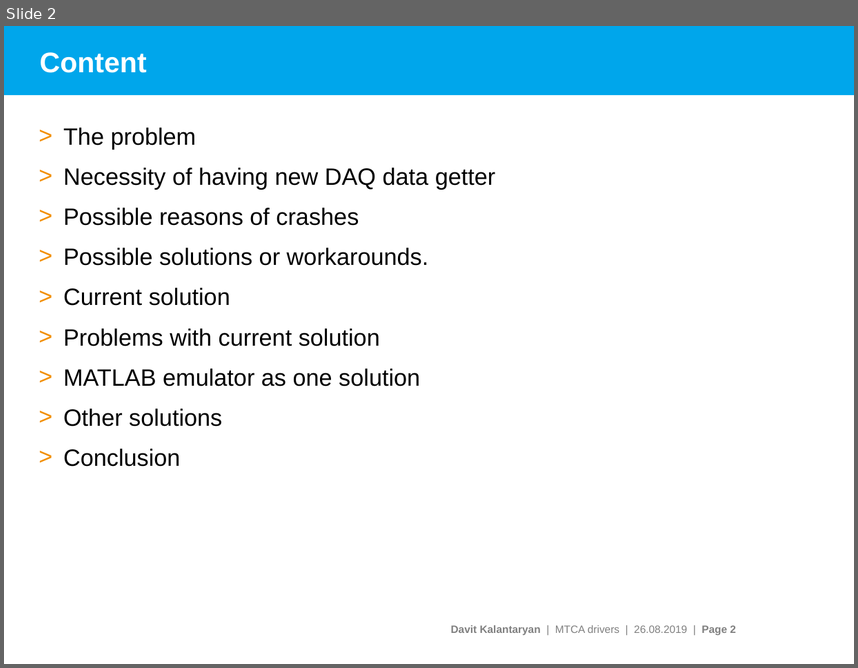
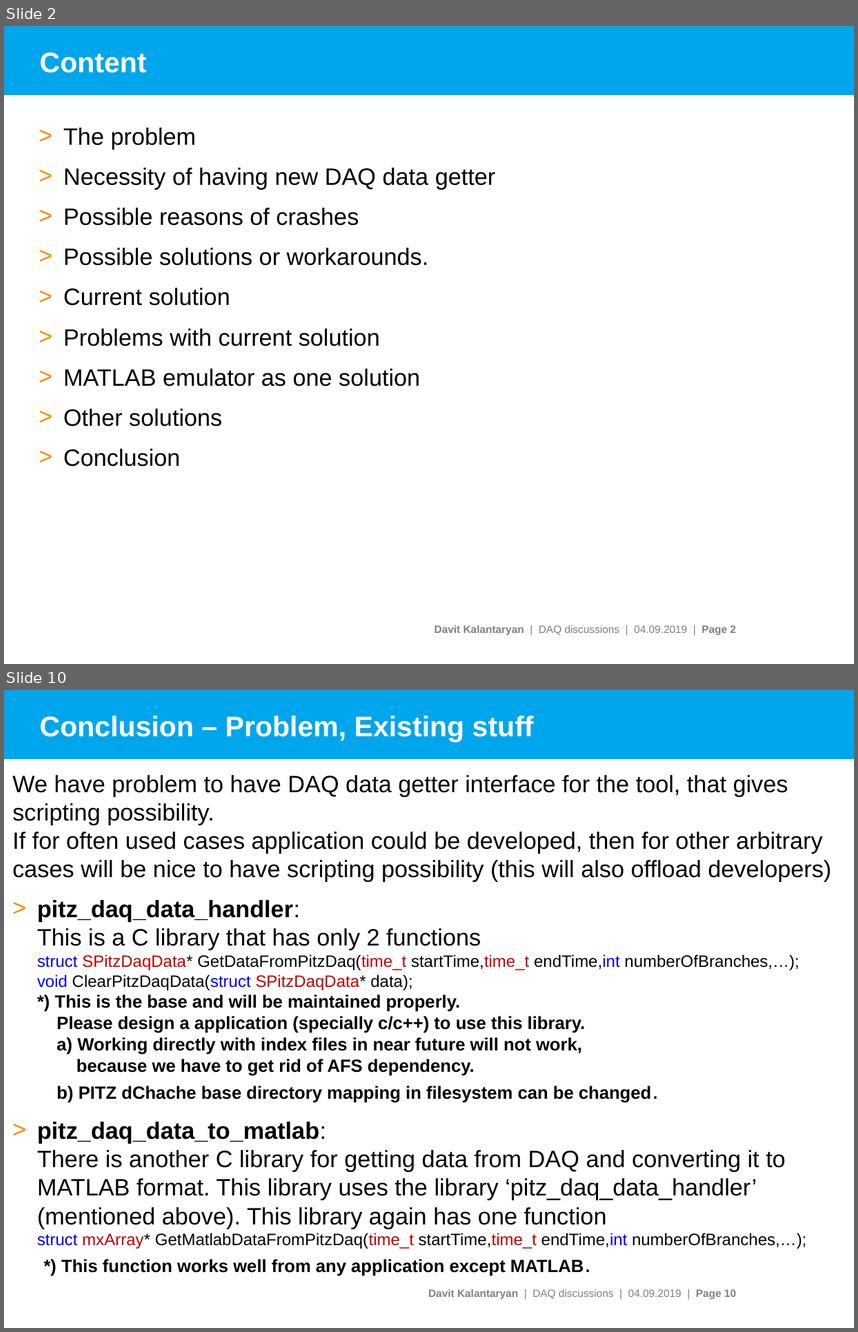
Before and after one commit to davitkalantaryan/matlabemulator, a slide deck: docs/doc/pitz_daq_data_geter.pptx. Shown one above the other, each under a label of ours: slide 2 before the commit, slides 2 and 10 after it; the slides between them are not shown. The pictures are 858x668 and 858x1332 pixels, drawn with LibreOffice and Linux fonts; fonts in the diff are those of the drawing; background and template pictures are left out. Boxes give left, top, right and bottom in pixels: in the first picture for what was removed or moved away, otherwise in the second. Text is boxed around its words. In the diff, an @@ line names an element or a change of style, - is before the commit and + after.

```diff
--- a/docs/doc/pitz_daq_data_geter.pptx
+++ b/docs/doc/pitz_daq_data_geter.pptx
@@ slide 10 added at (x1=4, y1=690, x2=854, y2=1328), background #FFFFFF; not listed: 2 template elements that a slide beside it also shows @@
@@ title added at (x1=40, y1=716, x2=534, y2=742), 24 pt, text #FFFFFF, bold @@
+Conclusion – Problem, Existing stuff
@@ text added at (x1=12, y1=775, x2=831, y2=1276), 20 pt, text #000000 @@
+We have problem to have DAQ data getter interface for the tool, that gives scripting possibility.
+If for often used cases application could be developed, then for other arbitrary cases will be nice to have scripting possibility (this will also offload developers)
+> pitz_daq_data_handler:
+  This is a C library that has only 2 functions
+  struct SPitzDaqData* GetDataFromPitzDaq(time_t startTime,time_t endTime,int numberOfBranches,…);
+  void ClearPitzDaqData(struct SPitzDaqData* data);
+  *) This is the base and will be maintained properly.
+  Please design a application (specially c/c++) to use this library.
+  a) Working directly with index files in near future will not work,
+  because we have to get rid of AFS dependency.
+  b) PITZ dChache base directory mapping in filesystem can be changed.
+> pitz_daq_data_to_matlab:
+  There is another C library for getting data from DAQ and converting it to MATLAB format. This library uses the library ‘pitz_daq_data_handler’ (mentioned above). This library again has one function
+  struct mxArray* GetMatlabDataFromPitzDaq(time_t startTime,time_t endTime,int numberOfBranches,…);
+  *) This function works well from any application except MATLAB.
@@ slide 2 changed as well @@
@@ text at (x1=435, y1=625, x2=736, y2=635): text changed @@
-Davit Kalantaryan | MTCA drivers | 26.08.2019 | Page 2
+Davit Kalantaryan | DAQ discussions | 04.09.2019 | Page 2
```
Also in this commit, not shown: 15 other slides changed, 6 other slides added, 2 slides removed, 13 other files.
